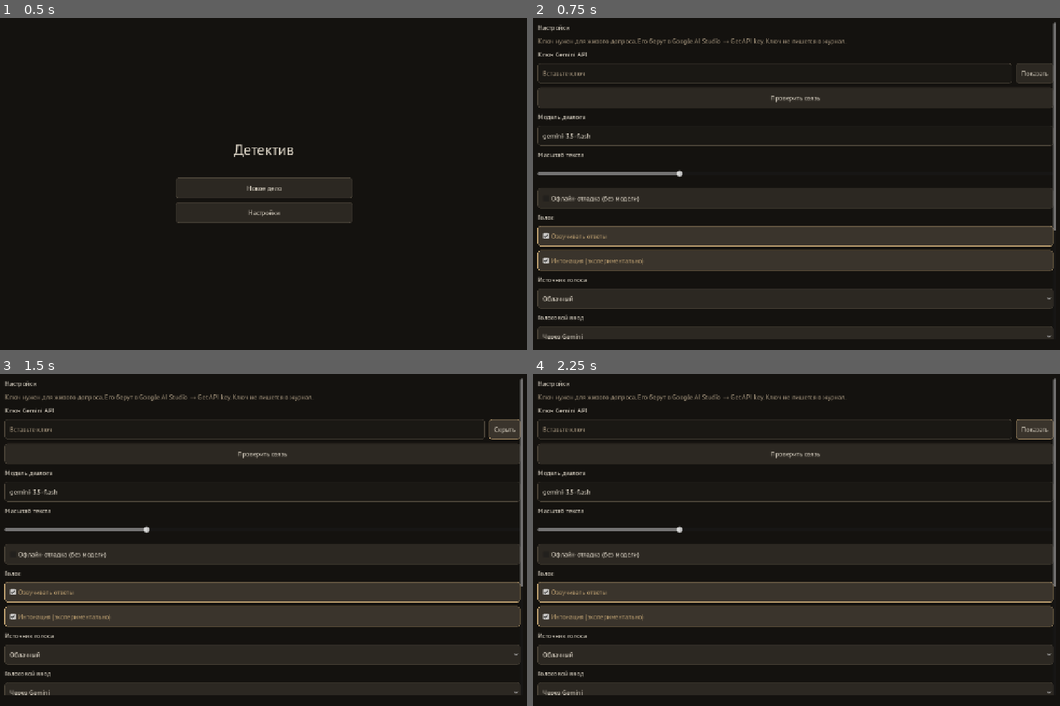
Above: before the commit, frames 1-4 (two rows, left to right).
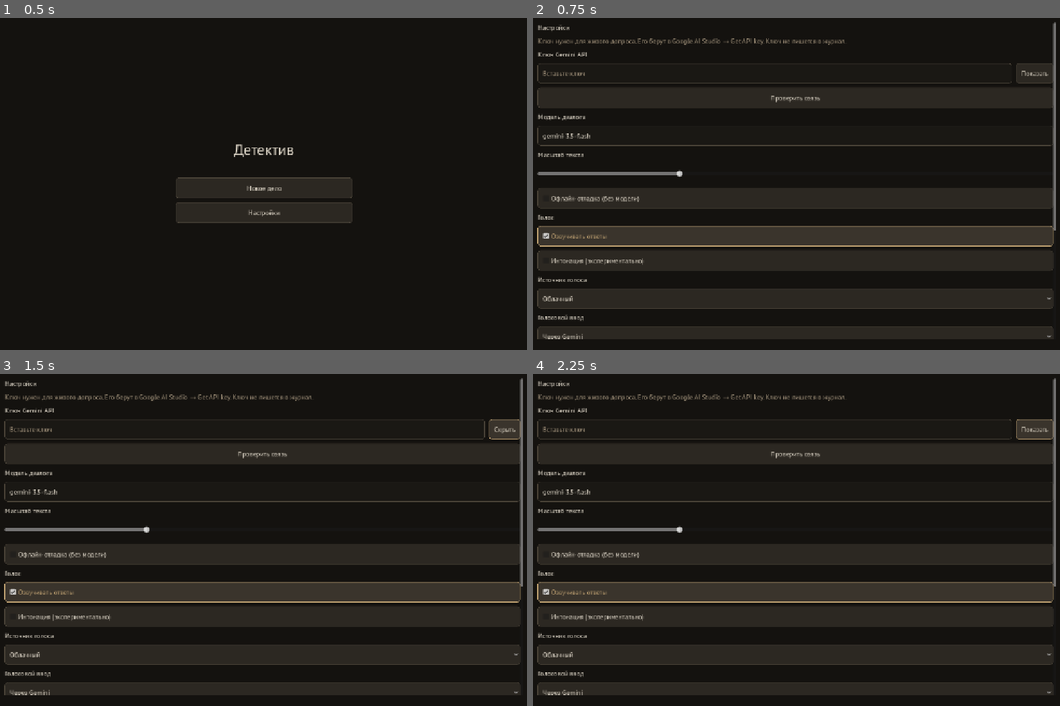
Above: after the commit, the same moments.

Repository: o5wtf/-
Game: Godot game, scene res://src/main.tscn
The game is run twice, just before and just after one commit, with the same random seed, the same clock (stepped at 60 frames per second) and the same inputs.
Inputs:
- Up to frame 1 (0.5 s): no input
- Up to frame 2 (0.75 s): click "Новое дело" at 0.5 s
- Up to frame 3 (1.5 s): click "Показать" at 1.25 s
- Up to frame 4 (2.25 s): click "Скрыть" at 2 s

Frame 1 is identical in both runs. In frame 2, 0.7% of the frame differs, in the area x 0-99%, y 69-77%; in frame 3, 0.7%; in frame 4, 0.7%.

Commit message:
Перевести голос на Gemini Live и выключить текстовую интонацию.
По умолчанию синтез получает только реплику. Live стримит звук и расшифровку, а при ошибке остаётся прежний TTS и распознавание файла. Кэш озвучки — v5.

Co-authored-by: o5wtf <o5wtf@users.noreply.github.com>

Diff:
--- a/config/config.example.cfg
+++ b/config/config.example.cfg
@@ -22,7 +22,7 @@
 tts_model="gemini-3.8-flash-lite-tts"
 volume=1.0
 rate=1.0
-style_mode="english_prefix"          ; english_prefix | english_tags | plain
+style_mode="plain"                   ; plain | english_prefix | english_tags
 
 [validator]
 leak_max_stems=1
--- a/src/voice/cloud_voice_provider.gd
+++ b/src/voice/cloud_voice_provider.gd
@@ -3,8 +3,14 @@
 ## Gemini TTS и расшифровка речи тем же ключом. Запросы синтеза идут по одному.
 
 var speech: GeminiSpeech
+var live: GeminiLive
 var mic: Object = null
 var speaker: PcmSpeaker
+var _live_input: bool = false
+var _live_streaming: bool = false
+var _live_pitch: float = 1.0
+var _live_volume: float = 1.0
+var _listen_pump: Variant = null
 var _queue: Array = []
 var _draining: bool = false
 var _pending_wav: PackedByteArray = PackedByteArray()
@@ -21,6 +27,10 @@
 		speech.tts_model = _tts_model()
 	if speech.get_parent() == null:
 		add_child(speech)
+	if live == null:
+		live = GeminiLive.new()
+	if live.get_parent() == null:
+		add_child(live)
 	if speaker == null:
 		speaker = PcmSpeaker.new()
 	if speaker.get_parent() == null:
@@ -79,12 +89,56 @@
 		voice_error.emit("permission", str(started.get("message", "Не удалось включить микрофон.")))
 		return
 	_listening = true
+	Callable(self, "_open_live_input").call_deferred()
 
 
 func stop_listening() -> void:
 	if not _listening:
 		return
 	_listening = false
+	if _live_input:
+		Callable(self, "_finish_live_input").call_deferred()
+		return
+	_finish_recorded_input()
+
+
+func _open_live_input() -> void:
+	if not _listening:
+		return
+	if not GeminiLive.network_enabled or speech.api_key.strip_edges() == "":
+		return
+	var opened: Dictionary = await live.listen_open(speech.api_key)
+	if not _listening:
+		live._close()
+		return
+	_live_input = opened.get("ok", false)
+	if _live_input:
+		await _pump_live_input()
+
+
+func _pump_live_input() -> void:
+	while _listening and _live_input:
+		if mic.has_method("pull_new"):
+			var fresh: Dictionary = mic.call("pull_new")
+			var chunk: PackedByteArray = fresh.get("pcm", PackedByteArray())
+			var ready := VoiceAudio.to_pcm16k(chunk, int(fresh.get("mix_rate", 16000)), bool(fresh.get("stereo", false)))
+			if ready.size() >= 2:
+				live.listen_audio(ready)
+		await get_tree().create_timer(0.08).timeout
+
+
+func _finish_live_input() -> void:
+	var heard: String = await live.listen_finish()
+	_live_input = false
+	if heard.strip_edges() != "":
+		if mic.has_method("stop"):
+			mic.call("stop")
+		transcript_ready.emit(heard, true)
+		return
+	_finish_recorded_input()
+
+
+func _finish_recorded_input() -> void:
 	var clip: Dictionary = mic.call("stop")
 	if not clip.get("ok", false):
 		voice_error.emit("unsupported", "Не удалось записать звук.")
@@ -133,7 +187,16 @@
 		pcm = cached["pcm"]
 		mix_rate = int(cached["mix_rate"])
 	else:
-		var result: Dictionary = await speech.synthesize(line, profile.voice_name, emotion, remark, -1.0, style_mode)
+		var streamed := await _speak_live(line, profile.voice_name, profile.pitch * VoiceProfiles.playback_rate(emotion, user_rate), VoiceProfiles.playback_volume(emotion, user_volume))
+		if streamed.get("ok", false):
+			pcm = streamed["pcm"]
+			mix_rate = int(streamed.get("mix_rate", 24000))
+			VoiceCache.store(cache_key, pcm, mix_rate)
+			return ""
+		if str(streamed.get("error", "")) == "auth":
+			voice_error.emit("auth", str(streamed.get("message", "")))
+			return "auth"
+		var result: Dictionary = await speech.synthesize(line, profile.voice_name, emotion, remark, -1.0, VoiceProfiles.STYLE_PLAIN)
 		if not result.get("ok", false):
 			var kind := str(result.get("error", "unsupported"))
 			voice_error.emit(kind, str(result.get("message", "")))
@@ -149,6 +212,30 @@
 	return ""
 
 
+func _speak_live(line: String, voice_name: String, pitch: float, volume_linear: float) -> Dictionary:
+	if not GeminiLive.network_enabled or speech.api_key.strip_edges() == "":
+		return {"ok": false, "error": "unavailable", "message": "", "pcm": PackedByteArray(), "mix_rate": 0}
+	_live_pitch = pitch
+	_live_volume = volume_linear
+	_live_streaming = false
+	if not live.audio_chunk.is_connected(_on_live_chunk):
+		live.audio_chunk.connect(_on_live_chunk)
+	var result: Dictionary = await live.speak_line(speech.api_key, line, voice_name)
+	if result.get("ok", false):
+		await speaker.end_stream()
+		return result
+	if _live_streaming:
+		speaker.stop()
+	return result
+
+
+func _on_live_chunk(chunk: PackedByteArray, rate: int) -> void:
+	if not _live_streaming:
+		_live_streaming = true
+		speaker.begin_stream(rate, _live_pitch, _live_volume)
+	speaker.push_stream(chunk)
+
+
 func _tts_model() -> String:
 	var file := ConfigFile.new()
 	if file.load(SettingsStore.PATH) != OK:
@@ -172,6 +259,9 @@
 	var instant: bool = false
 	var played: Array = []
 	var _player: AudioStreamPlayer
+	var _stream_rate: int = 0
+	var _stream_frames: int = 0
+	var _pending_frames: PackedVector2Array = PackedVector2Array()
 
 	func play(pcm: PackedByteArray, mix_rate: int, pitch: float, volume_linear: float) -> void:
 		played.append({"bytes": pcm.size(), "mix_rate": mix_rate})
@@ -188,10 +278,78 @@
 		_player.play()
 		await playback_finished
 
+	func begin_stream(mix_rate: int, pitch: float, volume_linear: float) -> void:
+		played.append({"stream": true, "mix_rate": mix_rate})
+		if instant:
+			return
+		if _player == null:
+			_player = AudioStreamPlayer.new()
+			add_child(_player)
+		var generator := AudioStreamGenerator.new()
+		generator.mix_rate = mix_rate
+		generator.buffer_length = 0.4
+		_player.stop()
+		_player.stream = generator
+		_player.pitch_scale = clampf(pitch, 0.5, 1.6)
+		_player.volume_db = linear_to_db(maxf(volume_linear, 0.001))
+		_player.play()
+		_stream_rate = mix_rate
+		_stream_frames = 0
+		_pending_frames = PackedVector2Array()
+
+	func push_stream(pcm: PackedByteArray) -> void:
+		if instant:
+			played.append({"bytes": pcm.size()})
+			return
+		var frames := _frames_from_pcm(pcm)
+		if frames.is_empty():
+			return
+		var merged := _pending_frames
+		merged.append_array(frames)
+		_pending_frames = merged
+		_flush_stream()
+
+	func _process(_delta: float) -> void:
+		if not instant:
+			_flush_stream()
+
+	func _flush_stream() -> void:
+		if _player == null or _pending_frames.is_empty():
+			return
+		var playback := _player.get_stream_playback() as AudioStreamGeneratorPlayback
+		if playback == null:
+			return
+		var available := playback.get_frames_available()
+		if available <= 0:
+			return
+		var count := mini(available, _pending_frames.size())
+		playback.push_buffer(_pending_frames.slice(0, count))
+		_stream_frames += count
+		_pending_frames = _pending_frames.slice(count)
+
+	func end_stream() -> void:
+		if instant or _stream_rate <= 0:
+			return
+		var seconds := float(_stream_frames) / float(_stream_rate)
+		if seconds > 0.0:
+			await get_tree().create_timer(seconds).timeout
+
 	func stop() -> void:
 		if _player != null:
 			_player.stop()
 
+	func _frames_from_pcm(pcm: PackedByteArray) -> PackedVector2Array:
+		var frames := PackedVector2Array()
+		var count := pcm.size() / 2
+		frames.resize(count)
+		for index in count:
+			var value := int(pcm[index * 2]) | (int(pcm[index * 2 + 1]) << 8)
+			if value >= 32768:
+				value -= 65536
+			var sample := float(value) / 32768.0
+			frames[index] = Vector2(sample, sample)
+		return frames
+
 
 class MicRecorder:
 	extends Node
@@ -199,13 +357,28 @@
 	var _effect: AudioEffectRecord
 	var _player: AudioStreamPlayer
 	var _bus := "VoiceRecord"
+	var _read: int = 0
 
 	func start() -> Dictionary:
 		_ensure()
+		_read = 0
 		_effect.set_recording_active(false)
 		_effect.set_recording_active(true)
 		_player.play()
 		return {"ok": true}
+
+	func pull_new() -> Dictionary:
+		if _effect == null:
+			return {"ok": false, "pcm": PackedByteArray(), "mix_rate": 16000, "stereo": false}
+		var recorded: AudioStreamWAV = _effect.get_recording()
+		if recorded == null:
+			return {"ok": true, "pcm": PackedByteArray(), "mix_rate": 16000, "stereo": false}
+		var data := recorded.data
+		if data.size() < _read:
+			_read = 0
+		var fresh := data.slice(_read, data.size())
+		_read = data.size()
+		return {"ok": true, "pcm": fresh, "mix_rate": recorded.mix_rate, "stereo": recorded.stereo}
 
 	func stop() -> Dictionary:
 		if _effect == null:
--- /dev/null
+++ b/src/voice/gemini_live.gd
@@ -0,0 +1,318 @@
+class_name GeminiLive
+extends Node
+## Сессия Gemini Live (WebSocket). Ключ в адрес и заголовок не печатается.
+## Разбор сообщений не требует сети и проверяется тестами.
+
+const ENDPOINT := "wss://generativelanguage.googleapis.com/ws/google.ai.generativelanguage.v1beta.GenerativeService.BidiGenerateContent"
+const SPEAK_MODELS: PackedStringArray = [
+	"gemini-3.8-live",
+	"gemini-3.1-flash-live-preview",
+	"gemini-2.5-flash-native-audio-preview-12-2025",
+]
+const LISTEN_MODELS: PackedStringArray = [
+	"gemini-3.5-transcribe-live",
+	"gemini-3.8-live",
+]
+const CONNECT_MS := 8000
+const FIRST_AUDIO_MS := 12000
+
+## Тесты выключают сеть: тогда сессия сразу отвечает «недоступна», без сокета.
+static var network_enabled: bool = true
+
+signal audio_chunk(pcm: PackedByteArray, mix_rate: int)
+signal partial_text(text: String)
+signal final_text(text: String)
+
+var _peer: WebSocketPeer = null
+var _api_key: String = ""
+var _closed: bool = true
+
+
+static func parse_server(raw: String) -> Array:
+	var events: Array = []
+	var data = JSON.parse_string(raw)
+	if data is not Dictionary:
+		return events
+	var body := data as Dictionary
+	if body.has("setupComplete") or body.has("setup_complete"):
+		events.append({"kind": "setup"})
+	if body.has("error"):
+		events.append(_error_event(body["error"]))
+		return events
+	var server: Variant = body.get("serverContent", body.get("server_content", {}))
+	if server is not Dictionary:
+		return events
+	var content := server as Dictionary
+	var turn: Variant = content.get("modelTurn", content.get("model_turn", {}))
+	if turn is Dictionary:
+		var parts: Variant = (turn as Dictionary).get("parts", [])
+		if parts is Array:
+			for part in parts:
+				if part is not Dictionary:
+					continue
+				var audio := _inline_audio(part as Dictionary)
+				if not audio.is_empty():
+					events.append(audio)
+	var interim := _transcript_text(content, "interimInputTranscription", "interim_input_transcription")
+	if interim != "":
+		events.append({"kind": "interim", "text": interim})
+	var final_text := _transcript_text(content, "inputTranscription", "input_transcription")
+	if final_text != "":
+		events.append({"kind": "transcript", "text": final_text})
+	if content.get("turnComplete", content.get("turn_complete", false)) == true:
+		events.append({"kind": "turn_complete"})
+	return events
+
+
+static func setup_message(model: String, voice_name: String, listen: bool) -> Dictionary:
+	var generation := {"responseModalities": ["TEXT" if listen else "AUDIO"]}
+	if not listen and voice_name != "":
+		generation["speechConfig"] = {
+			"voiceConfig": {"prebuiltVoiceConfig": {"voiceName": voice_name}},
+		}
+	var setup := {
+		"model": "models/%s" % model,
+		"generationConfig": generation,
+	}
+	if listen:
+		setup["inputAudioTranscription"] = {}
+	else:
+		setup["systemInstruction"] = {"parts": [{"text": "Speak the user's text verbatim in Russian. Do not add, translate, or describe the delivery."}]}
+	return {"setup": setup}
+
+
+static func line_message(line: String) -> Dictionary:
+	return {
+		"clientContent": {
+			"turns": [{"role": "user", "parts": [{"text": line}]}],
+			"turnComplete": true,
+		},
+	}
+
+
+static func audio_message(pcm: PackedByteArray) -> Dictionary:
+	return {
+		"realtimeInput": {
+			"audio": {
+				"mimeType": "audio/pcm;rate=16000",
+				"data": Marshalls.raw_to_base64(pcm),
+			},
+		},
+	}
+
+
+func speak_line(api_key: String, line: String, voice_name: String) -> Dictionary:
+	if api_key.strip_edges() == "":
+		return _fail("auth", "Не задан ключ API. Укажите его в настройках или в переменной GEMINI_API_KEY.")
+	if not network_enabled:
+		return _fail("unavailable", "Live отключён.")
+	var last := _fail("unavailable", "Live-сессия не открылась.")
+	for model in SPEAK_MODELS:
+		var result := await _speak_model(api_key, model, line, voice_name)
+		if result.get("ok", false):
+			return result
+		last = result
+		if str(result.get("error", "")) == "auth":
+			return result
+		_close()
+	return last
+
+
+func listen_open(api_key: String) -> Dictionary:
+	if api_key.strip_edges() == "":
+		return _fail("auth", "Не задан ключ API. Укажите его в настройках или в переменной GEMINI_API_KEY.")
+	if not network_enabled:
+		return _fail("unavailable", "Live отключён.")
+	var last := _fail("unavailable", "Live-сессия не открылась.")
+	for model in LISTEN_MODELS:
+		var opened := await _open(api_key, model, "", true)
+		if opened.get("ok", false):
+			return {"ok": true, "model": model, "error": "", "message": ""}
+		last = opened
+		if str(opened.get("error", "")) == "auth":
+			return opened
+		_close()
+	return last
+
+
+func listen_audio(pcm16k: PackedByteArray) -> void:
+	if _closed or pcm16k.is_empty():
+		return
+	_send(audio_message(pcm16k))
+	_drain_packets()
+
+
+func listen_finish() -> String:
+	if _closed:
+		return ""
+	_send({"realtimeInput": {"audioStreamEnd": true}})
+	var final_text := ""
+	var started := Time.get_ticks_msec()
+	while Time.get_ticks_msec() - started < 4000:
+		for event in _drain_packets():
+			if str(event.get("kind", "")) == "transcript":
+				final_text = str(event.get("text", ""))
+		if final_text != "":
+			break
+		await get_tree().process_frame
+	_close()
+	return final_text
+
+
+func _speak_model(api_key: String, model: String, line: String, voice_name: String) -> Dictionary:
+	var opened := await _open(api_key, model, voice_name, false)
+	if not opened.get("ok", false):
+		return opened
+	_send(line_message(line))
+	var pcm := PackedByteArray()
+	var rate := 24000
+	var started := Time.get_ticks_msec()
+	var limit := FIRST_AUDIO_MS
+	while Time.get_ticks_msec() - started < limit:
+		var done := false
+		for event in _drain_packets():
+			var kind := str(event.get("kind", ""))
+			if kind == "audio":
+				var chunk: PackedByteArray = event.get("pcm", PackedByteArray())
+				pcm.append_array(chunk)
+				rate = int(event.get("mix_rate", 24000))
+				audio_chunk.emit(chunk, rate)
+				limit = maxi(limit, 20000)
+			elif kind == "turn_complete":
+				done = true
+			elif kind == "error":
+				_close()
+				return _fail(str(event.get("error", "server")), str(event.get("message", "")))
+		if done and not pcm.is_empty():
+			break
+		await get_tree().process_frame
+	_close()
+	if pcm.is_empty():
+		return _fail("timeout", "Модель «%s» не прислала звук." % model)
+	return {"ok": true, "pcm": pcm, "mix_rate": rate, "model": model, "error": "", "message": ""}
+
+
+func _open(api_key: String, model: String, voice_name: String, listen: bool) -> Dictionary:
+	_close()
+	_api_key = api_key
+	_closed = false
+	_peer = WebSocketPeer.new()
+	_peer.handshake_headers = PackedStringArray(["x-goog-api-key: %s" % api_key])
+	_peer.outbound_buffer_size = 1024 * 1024
+	_peer.inbound_buffer_size = 2 * 1024 * 1024
+	var url := "%s?key=%s" % [ENDPOINT, api_key.uri_encode()]
+	if _peer.connect_to_url(url) != OK:
+		_close()
+		return _fail("offline", "Нет сети. Проверьте подключение и повторите.")
+	var started := Time.get_ticks_msec()
+	while _peer != null and _peer.get_ready_state() == WebSocketPeer.STATE_CONNECTING:
+		_peer.poll()
+		if Time.get_ticks_msec() - started > CONNECT_MS:
+			_close()
+			return _fail("timeout", "Модель «%s» не ответила за %d с." % [model, int(CONNECT_MS / 1000.0)])
+		await get_tree().process_frame
+	if _peer == null or _peer.get_ready_state() != WebSocketPeer.STATE_OPEN:
+		_close()
+		return _fail("offline", "Нет сети. Проверьте подключение и повторите.")
+	_send(setup_message(model, voice_name, listen))
+	started = Time.get_ticks_msec()
+	while Time.get_ticks_msec() - started < CONNECT_MS:
+		for event in _drain_packets():
+			var kind := str(event.get("kind", ""))
+			if kind == "setup":
+				return {"ok": true, "error": "", "message": ""}
+			if kind == "error":
+				_close()
+				return _fail(str(event.get("error", "server")), str(event.get("message", "")))
+		await get_tree().process_frame
+	_close()
+	return _fail("timeout", "Модель «%s» не ответила за %d с." % [model, int(CONNECT_MS / 1000.0)])
+
+
+func _send(payload: Dictionary) -> void:
+	if _peer == null:
+		return
+	_peer.poll()
+	_peer.send_text(JSON.stringify(payload))
+
+
+func _drain_packets() -> Array:
+	var events: Array = []
+	if _peer == null:
+		return events
+	_peer.poll()
+	while _peer.get_available_packet_count() > 0:
+		var packet := _peer.get_packet()
+		var text := packet.get_string_from_utf8()
+		for event in parse_server(text):
+			events.append(event)
+			var kind := str(event.get("kind", ""))
+			if kind == "interim":
+				partial_text.emit(str(event.get("text", "")))
+			elif kind == "transcript":
+				final_text.emit(str(event.get("text", "")))
+	return events
+
+
+func _close() -> void:
+	_closed = true
+	if _peer != null:
+		_peer.close()
+		_peer = null
+
+
+func _fail(kind: String, message: String) -> Dictionary:
+	return {"ok": false, "error": kind, "message": _redact(message), "pcm": PackedByteArray(), "mix_rate": 0}
+
+
+func _redact(text: String) -> String:
+	var secret := _api_key.strip_edges()
+	if secret == "":
+		return text
+	return text.replace(secret, "[redacted]")
+
+
+static func _transcript_text(content: Dictionary, camel: String, snake: String) -> String:
+	var body: Variant = content.get(camel, content.get(snake, {}))
+	if body is String:
+		return str(body).strip_edges()
+	if body is Dictionary:
+		return str((body as Dictionary).get("text", "")).strip_edges()
+	return ""
+
+
+static func _inline_audio(part: Dictionary) -> Dictionary:
+	for key in ["inlineData", "inline_data"]:
+		var inline: Variant = part.get(key, {})
+		if inline is not Dictionary:
+			continue
+		var data := str((inline as Dictionary).get("data", ""))
+		if data == "":
+			continue
+		var mime := str((inline as Dictionary).get("mimeType", (inline as Dictionary).get("mime_type", "audio/pcm;rate=24000")))
+		var audio := VoiceAudio.pcm_from_mime(mime, data)
+		if not audio.get("ok", false):
+			continue
+		return {"kind": "audio", "pcm": audio["pcm"], "mix_rate": int(audio.get("mix_rate", 24000))}
+	return {}
+
+
+static func _error_event(err: Variant) -> Dictionary:
+	var status := ""
+	var message := ""
+	var code := 0
+	if err is Dictionary:
+		status = str((err as Dictionary).get("status", ""))
+		message = str((err as Dictionary).get("message", ""))
+		code = int((err as Dictionary).get("code", 0))
+	else:
+		message = str(err)
+	var blob := ("%s %s" % [status, message]).to_lower()
+	var kind := "server"
+	if code == 401 or code == 403 or blob.contains("api key") or blob.contains("api_key"):
+		kind = "auth"
+	elif code == 429 or blob.contains("resource_exhausted") or blob.contains("quota"):
+		kind = "rate_limited"
+	elif code == 404 or blob.contains("not_found") or blob.contains("not found"):
+		kind = "unavailable"
+	return {"kind": "error", "error": kind, "message": message.strip_edges()}
--- a/src/voice/voice_audio.gd
+++ b/src/voice/voice_audio.gd
@@ -28,6 +28,14 @@
 
 const UPLOAD_RATE := 16000
 const SILENCE_THRESHOLD := 400
+
+
+static func to_pcm16k(pcm: PackedByteArray, mix_rate: int, stereo: bool) -> PackedByteArray:
+	var single := mono(pcm, stereo)
+	var rate := mix_rate if mix_rate > 0 else UPLOAD_RATE
+	if rate == UPLOAD_RATE:
+		return single
+	return resample(single, rate, UPLOAD_RATE)
 
 
 static func prepare_for_upload(pcm: PackedByteArray, mix_rate: int, stereo: bool) -> PackedByteArray:
--- a/src/voice/voice_cache.gd
+++ b/src/voice/voice_cache.gd
@@ -8,7 +8,7 @@
 static func key_for(voice_name: String, emotion: String, reply: String, style_mode: String) -> String:
 	var ctx := HashingContext.new()
 	ctx.start(HashingContext.HASH_SHA256)
-	var payload := "v4|%s|%s|%s|%s" % [style_mode, voice_name, emotion, reply.strip_edges()]
+	var payload := "v5|%s|%s|%s|%s" % [style_mode, voice_name, emotion, reply.strip_edges()]
 	ctx.update(payload.to_utf8_buffer())
 	return ctx.finish().hex_encode()
 
--- a/src/voice/voice_profiles.gd
+++ b/src/voice/voice_profiles.gd
@@ -49,9 +49,9 @@
 const STYLE_PLAIN := "plain"
 const STYLE_ENGLISH_PREFIX := "english_prefix"
 const STYLE_ENGLISH_TAGS := "english_tags"
-## По умолчанию английская инструкция: её живая проверка на gemini-3.8-flash-tts
-## не зачитывала, в отличие от русских скобок. plain — запасной режим без подачи.
-const DEFAULT_STYLE_MODE := STYLE_ENGLISH_PREFIX
+## По умолчанию только реплика: текстовая подача на планшете зачитывалась вслух.
+## Английские режимы остаются для переключателя «Интонация».
+const DEFAULT_STYLE_MODE := STYLE_PLAIN
 
 
 static func spoken_text(reply: String) -> String:
--- a/tests/test_voice_provider.gd
+++ b/tests/test_voice_provider.gd
@@ -33,6 +33,8 @@
 
 
 func test_style_prompt_is_only_the_spoken_line() -> void:
+	assert_eq(VoiceProfiles.DEFAULT_STYLE_MODE, VoiceProfiles.STYLE_PLAIN)
+	assert_eq(VoiceProfiles.style_prompt("Только это.", "angry", "отводит взгляд"), "Только это.")
 	var emotions := ["calm", "neutral", "nervous", "scared", "sad", "angry", "controlled", "contemptuous"]
 	for emotion in emotions:
 		for mode in [VoiceProfiles.STYLE_ENGLISH_PREFIX, VoiceProfiles.STYLE_ENGLISH_TAGS]:
@@ -59,6 +61,41 @@
 	assert_eq(VoiceProfiles.style_prompt("[холодно, сдержанно] Хватит.", "controlled", "молчит", VoiceProfiles.STYLE_PLAIN), "Хватит.")
 
 
+func test_live_messages_carry_transcript_and_audio() -> void:
+	var pcm := PackedByteArray([1, 0, 2, 0])
+	var audio := {
+		"serverContent": {
+			"modelTurn": {"parts": [{
+				"inlineData": {"mimeType": "audio/pcm;rate=24000", "data": Marshalls.raw_to_base64(pcm)},
+			}]},
+			"turnComplete": true,
+		},
+	}
+	var events := GeminiLive.parse_server(JSON.stringify(audio))
+	assert_eq(events.size(), 2)
+	assert_eq(events[0]["kind"], "audio")
+	assert_eq(events[0]["pcm"], pcm)
+	assert_eq(events[0]["mix_rate"], 24000)
+	assert_eq(events[1]["kind"], "turn_complete")
+	var heard := {
+		"serverContent": {
+			"interimInputTranscription": {"text": "во сколь"},
+			"inputTranscription": {"text": "Во сколько"},
+		},
+	}
+	var text_events := GeminiLive.parse_server(JSON.stringify(heard))
+	assert_eq(text_events[0]["kind"], "interim")
+	assert_eq(text_events[0]["text"], "во сколь")
+	assert_eq(text_events[1]["kind"], "transcript")
+	assert_eq(text_events[1]["text"], "Во сколько")
+	var setup := GeminiLive.setup_message("gemini-3.8-live", "Kore", false)
+	assert_eq(setup["setup"]["model"], "models/gemini-3.8-live")
+	assert_false(JSON.stringify(setup).contains("systemInstruction") == false)
+	var line := GeminiLive.line_message("Хватит.")
+	assert_eq(line["clientContent"]["turns"][0]["parts"][0]["text"], "Хватит.")
+	assert_false(str(line["clientContent"]["turns"][0]["parts"][0]["text"]).contains("["))
+
+
 func test_l16_and_wav_roundtrip() -> void:
 	var pcm := PackedByteArray([1, 2, 3, 4, 5, 6])
 	var parsed := VoiceAudio.pcm_from_mime("audio/L16;codec=pcm;rate=24000", Marshalls.raw_to_base64(pcm))
@@ -346,6 +383,7 @@
 
 
 func _cloud() -> Dictionary:
+	GeminiLive.network_enabled = false
 	VoiceCache.directory = "user://voice_cache_test"
 	_wipe_cache()
 	var transport := FakeTransport.new()
@@ -368,6 +406,7 @@
 
 
 func _free(fixture: Dictionary) -> void:
+	GeminiLive.network_enabled = true
 	(fixture["provider"] as Node).queue_free()
 	_wipe_cache()
 
--- a/ui/screens/interrogation.gd
+++ b/ui/screens/interrogation.gd
@@ -280,10 +280,10 @@
 
 
 func _on_transcript(text: String, is_final: bool) -> void:
+	_prompt.placeholder_text = UiStrings.QUESTION_PLACEHOLDER if is_final else UiStrings.RECOGNIZING
+	_prompt.text = text
 	if not is_final:
 		return
-	_prompt.placeholder_text = UiStrings.QUESTION_PLACEHOLDER
-	_prompt.text = text
 	_voice_notice.visible = false
 	_refresh_hint_from_text()
 
--- a/ui/screens/settings.gd
+++ b/ui/screens/settings.gd
@@ -265,9 +265,9 @@
 	if not _intonation.button_pressed:
 		return VoiceProfiles.STYLE_PLAIN
 	var current := SettingsStore.load_current().style_mode
-	if current == VoiceProfiles.STYLE_ENGLISH_TAGS:
+	if current == VoiceProfiles.STYLE_ENGLISH_TAGS or current == VoiceProfiles.STYLE_ENGLISH_PREFIX:
 		return current
-	return VoiceProfiles.DEFAULT_STYLE_MODE
+	return VoiceProfiles.STYLE_ENGLISH_PREFIX
 
 
 func _stt_index(mode: String) -> int:
Not shown, added: src/voice/gemini_live.gd.uid
Not shown, changed: docs/ARCHITECTURE.md
Not shown, changed: docs/LLM_PROTOCOL.md
